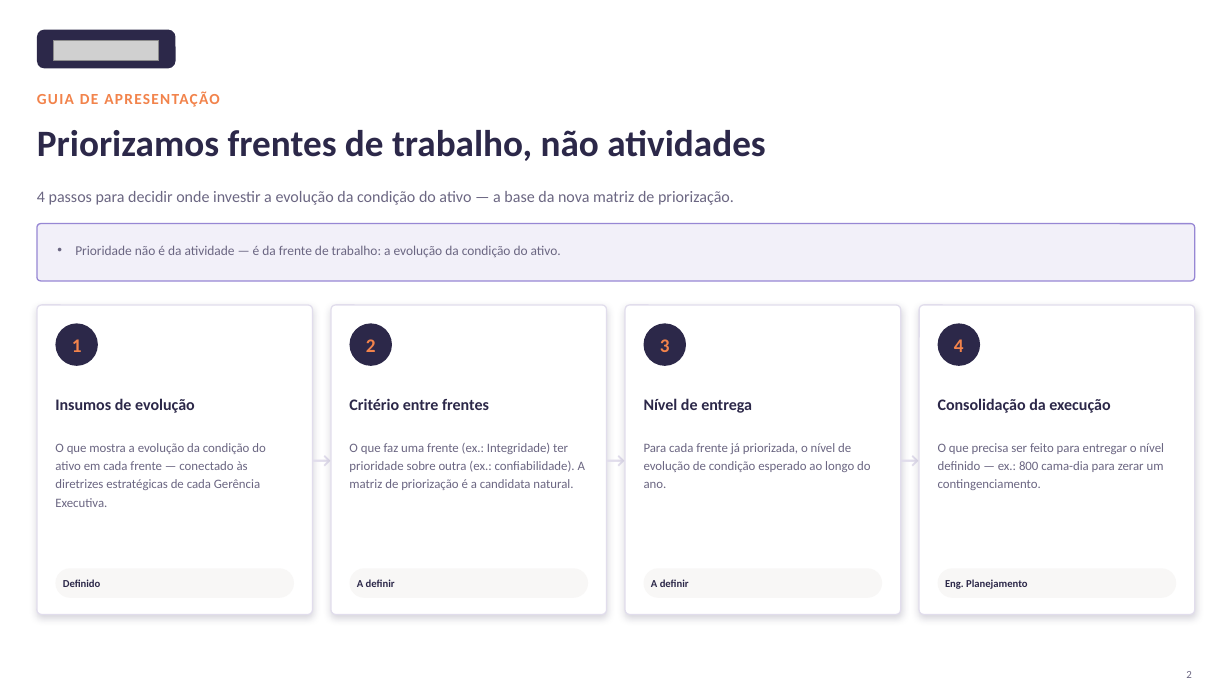
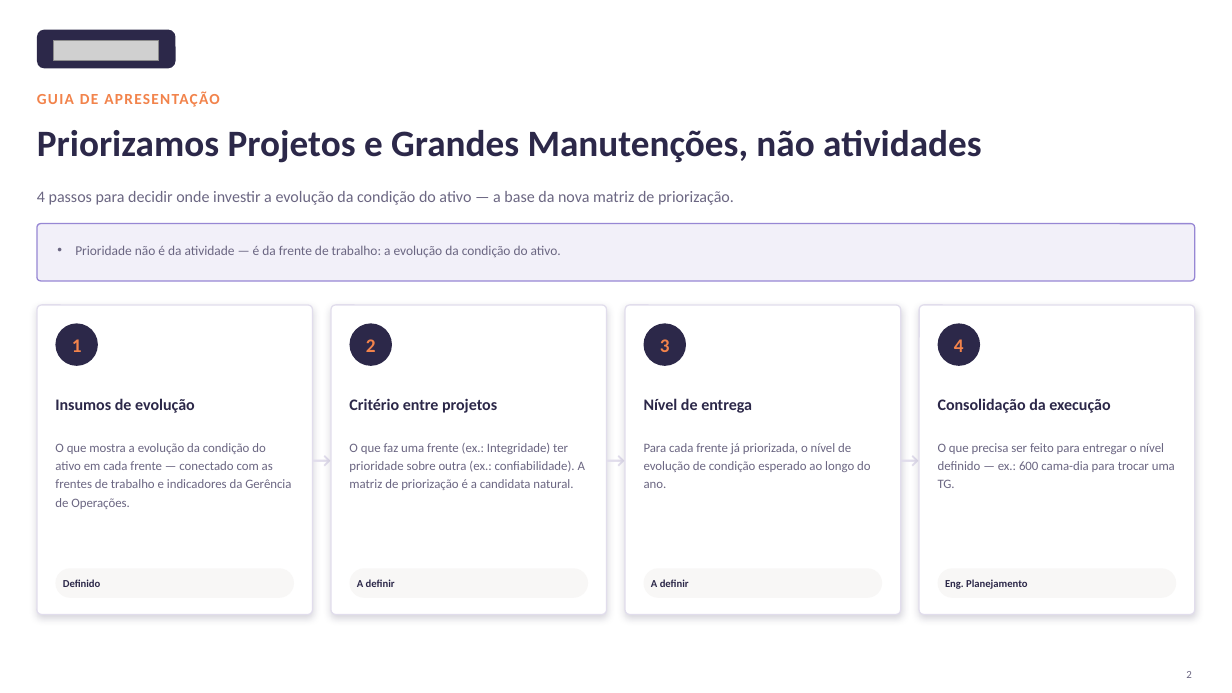
Before and after one commit to LucasRibaas/Planejamento, a slide deck: slide 3 of Planejamento_Integrado_Operacoes_Topside.pptx. Drawn at 1232x693 pixels with LibreOffice and Linux fonts; fonts in the diff are those of the drawing; grey boxes stand for pictures. Boxes give left, top, right and bottom in pixels: in the first picture for what was removed or moved away, otherwise in the second. Text is boxed around its words. In the diff, an @@ line names an element or a change of style, - is before the commit and + after.

```diff
--- a/Planejamento_Integrado_Operacoes_Topside.pptx
+++ b/Planejamento_Integrado_Operacoes_Topside.pptx
@@ text at box(37, 130, 981, 163): text changed @@
-Priorizamos frentes de trabalho, não atividades
+Priorizamos Projetos e Grandes Manutenções, não atividades
@@ text at box(349, 398, 497, 413): text changed @@
-Critério entre frentes
+Critério entre projetos
@@ text at box(55, 443, 291, 509): text changed @@
-O que mostra a evolução da condição do ativo em cada frente — conectado às diretrizes estratégicas de cada Gerência Executiva.
+O que mostra a evolução da condição do ativo em cada frente — conectado com as frentes de trabalho e indicadores da Gerência de Operações.
@@ text at box(938, 443, 1175, 488): text changed @@
-O que precisa ser feito para entregar o nível definido — ex.: 800 cama-dia para zerar um contingenciamento.
+O que precisa ser feito para entregar o nível definido — ex.: 600 cama-dia para trocar uma TG.
```
Also in this commit, not shown: 1 other file.
